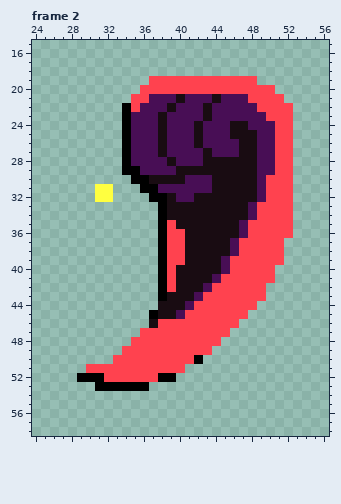
Edited in one commit: pixel-art file (WIP Assets/Spells/AbaddonUppercut.aseprite). That is the earlier state.
64x65 pixels, 5 frames. Shown: frame 2: x 24..56, y 15..58. The commit also changed other frames, which this record leaves out.
The same view after the edit:
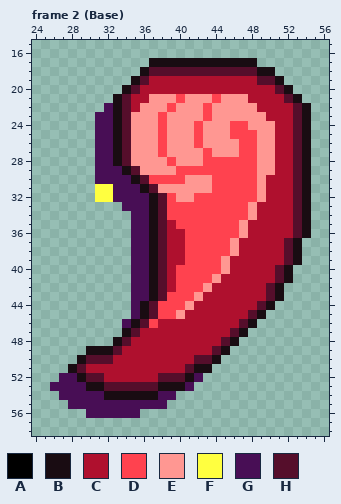
Palette (. is transparent): A #000000  B #190c12  C #af102e  D #ff424f  E #ff9792  F #ffff40  G #480e55  H #550e2b
Changes in this commit:
Changed rows in their new state; - is an unchanged pixel.
Frame 2 (Base), layer "Flattened":
first column x 26:
17 -----------BBBBBBBBBBBB------
18 ----------BHHHHHHHHHHHHBB----
19 ---------BHCCCCCCCCCCCCHHB---
20 --------BHCCCCCCCCCCCCCCCHB--
21 -------BHCCEEEDEEEDEEECCCCHB-
22 ------GBHCEEEDEEEDEEEEECCCCHB
23 -----GGBHEEEDEEEEDEEEEEECCCHB
24 -----GGBHEEEDEEEDEEEDDEEECCHB
25 -----GGBHEEEDEEEDEEEDDDEECCHB
26 -----GGBHEEEDEEEDEEEEDDEECCHB
27 -----GGBHEEEDEEEEDEEEDDEECCHB
28 -----GGBHEEEEDEEEDDDDDDEECCHB
29 -----GGGBHEEEEDDDDDDDDDEECCHB
30 -----GGGGBHDDDDEEEDDDDDECCCHB
31 -------GGGBHEEEEEEDDDDDECCCHB
32 -------GGGGBHDEEDDDDDDDECCCHB
33 --------GGGBHDDDDDDDDDECCCCHB
34 ---------GGBHDDDDDDDDDECCCCHB
35 ---------GGBHCDDDDDDDECCCCCHB
36 ---------GGBHCCDDDDDDECCCCCHB
37 ---------GGBHCCDDDDDECCCCCHB-
38 ---------GGBHCCDDDDDECCCCCHB-
39 ---------GGBHCCDDDDECCCCCCHB-
40 ---------GGBHCDDDDDECCCCCHB--
41 ---------GGBHCDDDDECCCCCCHB--
42 ---------GGBHCDDDECCCCCCHB---
43 ---------GGBHDDDECCCCCCCHB---
44 ---------GBHDDDECCCCCCCHB----
45 ---------GBHDDECCCCCCCHB-----
46 --------GBHDCCCCCCCCCHB------
47 --------BHCCCCCCCCCCHB-------
48 -------BHCCCCCCCCCCHB--------
49 ----BBBHCCCCCCCCCCHB---------
50 ---BHHHCCCCCCCCCHHB----------
51 --BHCCCCCCCCCCCHBB-----------
52 -GGBHHCCCCCCHHHBG------------
53 GGGGBBHHHHHHBBBG-------------
54 -GGGGGBBBBBBGG---------------
55 --GGGGGGGGGGG----------------
56 ----GGGGGG-------------------
